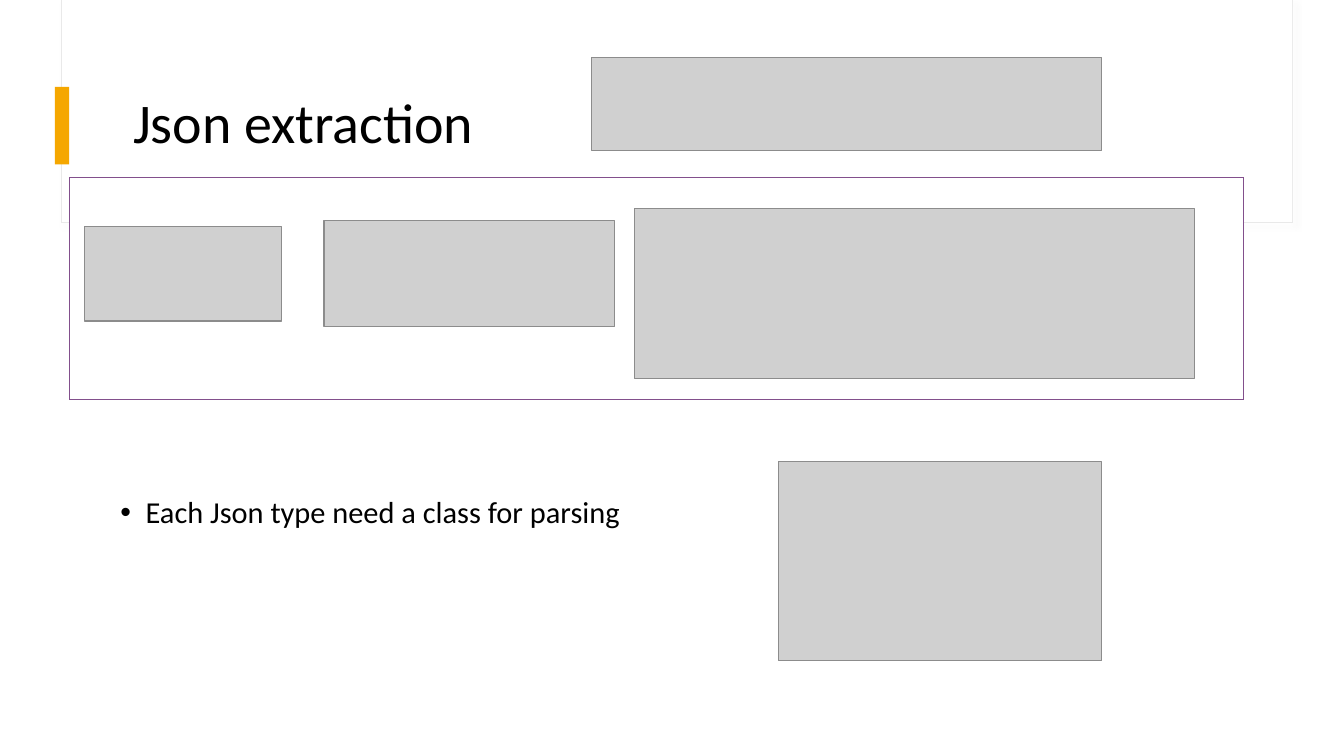
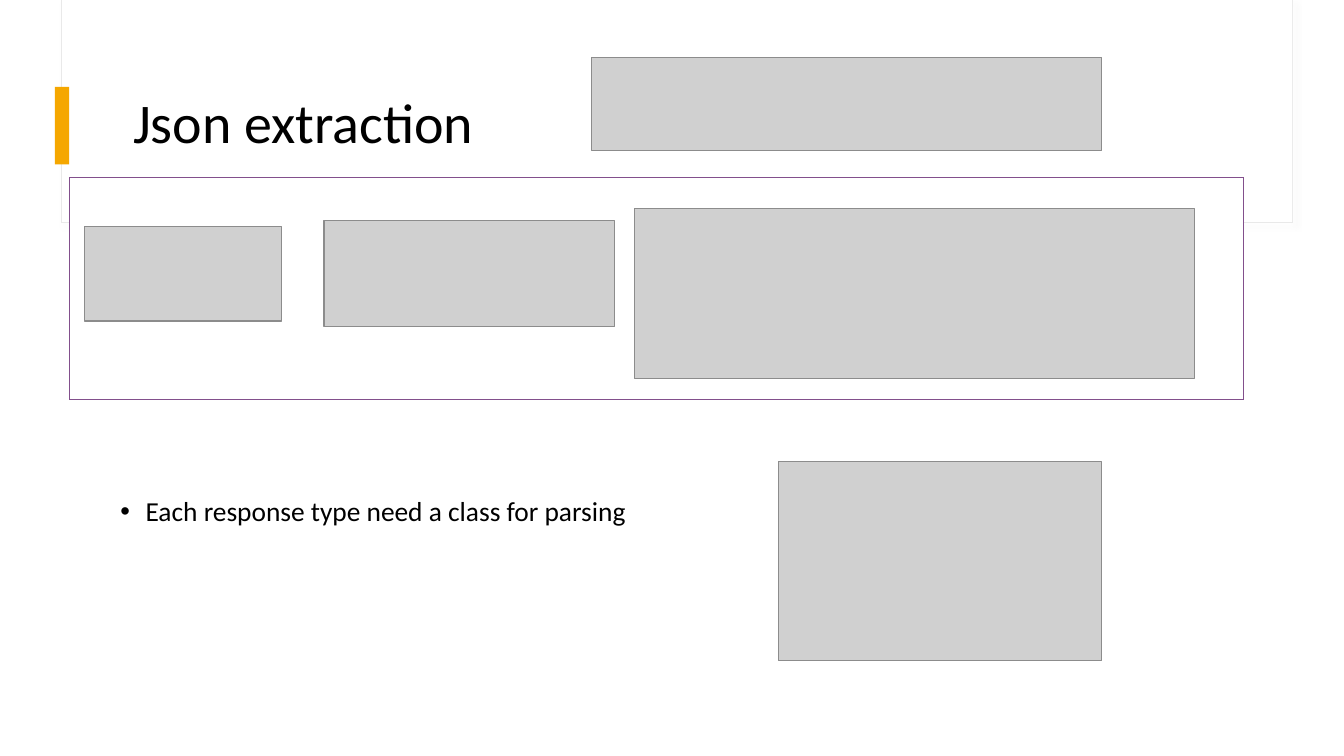
Before and after one commit to futurename/IPD20-DotNetProject, a slide deck: slide 9 of Documentation/ProjectStockMonitor.pptx (slide 6 before the commit). Drawn at 1344x756 pixels with LibreOffice and Linux fonts; fonts in the diff are those of the drawing; grey boxes stand for pictures. Boxes give left, top, right and bottom in pixels: in the first picture for what was removed or moved away, otherwise in the second. Text is boxed around its words. In the diff, an @@ line names an element or a change of style, - is before the commit and + after.

```diff
--- a/Documentation/ProjectStockMonitor.pptx
+++ b/Documentation/ProjectStockMonitor.pptx
@@ text at (146,502,626,526): text changed; size 21.7 to 19.6 pt @@
-• Each Json type need a class for parsing
+• Each response type need a class for parsing
```
Also in this commit, not shown: 19 other slides changed, 5 slides added, 3 slides removed, 2 other files.
